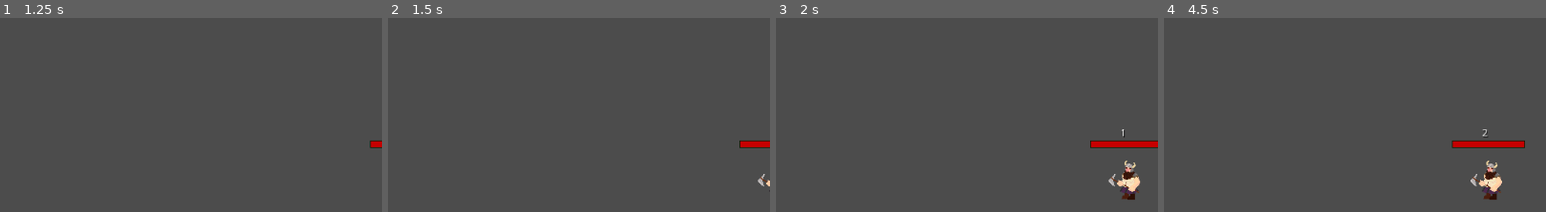
Above: before the commit, frames 1-4 (left to right).
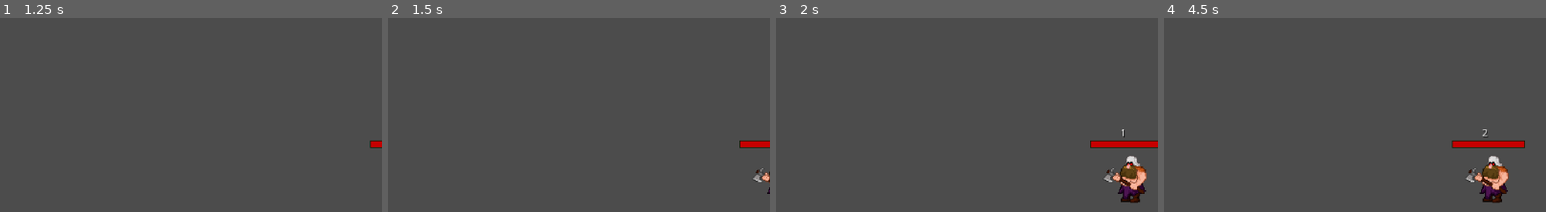
Above: after the commit, the same moments.

Repository: Flying-Octopus-Team/Asterielle
Game: Godot game, scene res://Scenes/World.tscn
The game is run twice, just before and just after one commit, with the same random seed, the same clock (stepped at 60 frames per second) and the same inputs.
Inputs (mouse positions are % of the whole screen's width and height, from its top left):
- Up to frame 1 (1.25 s): click "SKLEP" at 0.5 s
- Up to frame 2 (1.5 s): click "SKLEP" at 1.25 s
- Up to frame 3 (2 s): no input
- Up to frame 4 (4.5 s): click "SKLEP" at 2 s; move the mouse to (72, 45) at 2.77 s; click (72, 45) at 2.85 s; tap Enter at 3.5 s; move the mouse to (30, 57) at 3.52 s; click (30, 57) at 3.6 s; move the mouse to (60, 26) at 4.27 s; click (60, 26) at 4.35 s
The pictures show only the part of the screen within x 50-100%, y 50-100%; the shares and areas given below are measured in that part.

Frame 1 is identical in both runs. In frame 2, 0.2% of the frame differs, in the area x 95-100%, y 77-91%; in frame 3, 1.4%; in frame 4, 1.5%, in the area x 79-91%, y 71-96%.

Commit message:
Add new dwawrf graphics + remove old ones

Diff:
--- a/Scenes/Boss.tscn
+++ b/Scenes/Boss.tscn
@@ -1,7 +1,7 @@
 [gd_scene load_steps=5 format=2]
 
 [ext_resource path="res://Scripts/Boss.gd" type="Script" id=1]
-[ext_resource path="res://Textures/krasnalpix.png" type="Texture" id=2]
+[ext_resource path="res://Textures/dwarf.png" type="Texture" id=2]
 [ext_resource path="res://Textures/OnePixel.png" type="Texture" id=3]
 
 [sub_resource type="RectangleShape2D" id=1]
@@ -15,8 +15,8 @@
 
 [node name="Sprite" type="Sprite" parent="."]
 modulate = Color( 1, 0.819608, 0.819608, 1 )
-position = Vector2( 0, -64 )
-scale = Vector2( 2.3, 2.3 )
+position = Vector2( 0, -50 )
+scale = Vector2( 2.5, 2.5 )
 texture = ExtResource( 2 )
 
 [node name="CollisionShape2D" type="CollisionShape2D" parent="."]
--- a/Scenes/Dwarf.tscn
+++ b/Scenes/Dwarf.tscn
@@ -1,7 +1,7 @@
 [gd_scene load_steps=5 format=2]
 
 [ext_resource path="res://Scripts/Dwarf.gd" type="Script" id=1]
-[ext_resource path="res://Textures/krasnalpix.png" type="Texture" id=2]
+[ext_resource path="res://Textures/dwarf.png" type="Texture" id=2]
 [ext_resource path="res://Textures/OnePixel.png" type="Texture" id=3]
 
 [sub_resource type="RectangleShape2D" id=1]
@@ -14,7 +14,8 @@
 move_speed = 100.0
 
 [node name="Sprite" type="Sprite" parent="."]
-position = Vector2( 0, -32 )
+position = Vector2( 0, -25 )
+scale = Vector2( 1.28, 1.28 )
 texture = ExtResource( 2 )
 
 [node name="CollisionShape2D" type="CollisionShape2D" parent="."]
--- a/Scenes/World.tscn
+++ b/Scenes/World.tscn
@@ -97,6 +97,7 @@
 margin_left = -100.0
 margin_top = 60.0
 margin_bottom = 40.0
+mouse_default_cursor_shape = 2
 text = "SKLEP"
 
 [node name="ShopPanel" type="MarginContainer" parent="UI/Shop"]
--- a/project.godot
+++ b/project.godot
@@ -19,6 +19,10 @@
 run/main_scene="res://Scenes/World.tscn"
 config/icon="res://icon.png"
 
+[display]
+
+window/size/resizable=false
+
 [input]
 
 faster_shot={
Binary file removed: Textures/Elf1.png
Binary file added: Textures/dwarf.png
Not shown, changed: Textures/dwarf.png.import
Binary file removed: Textures/krasnalpix.png
Not shown, removed: Textures/krasnalpix.png.import
